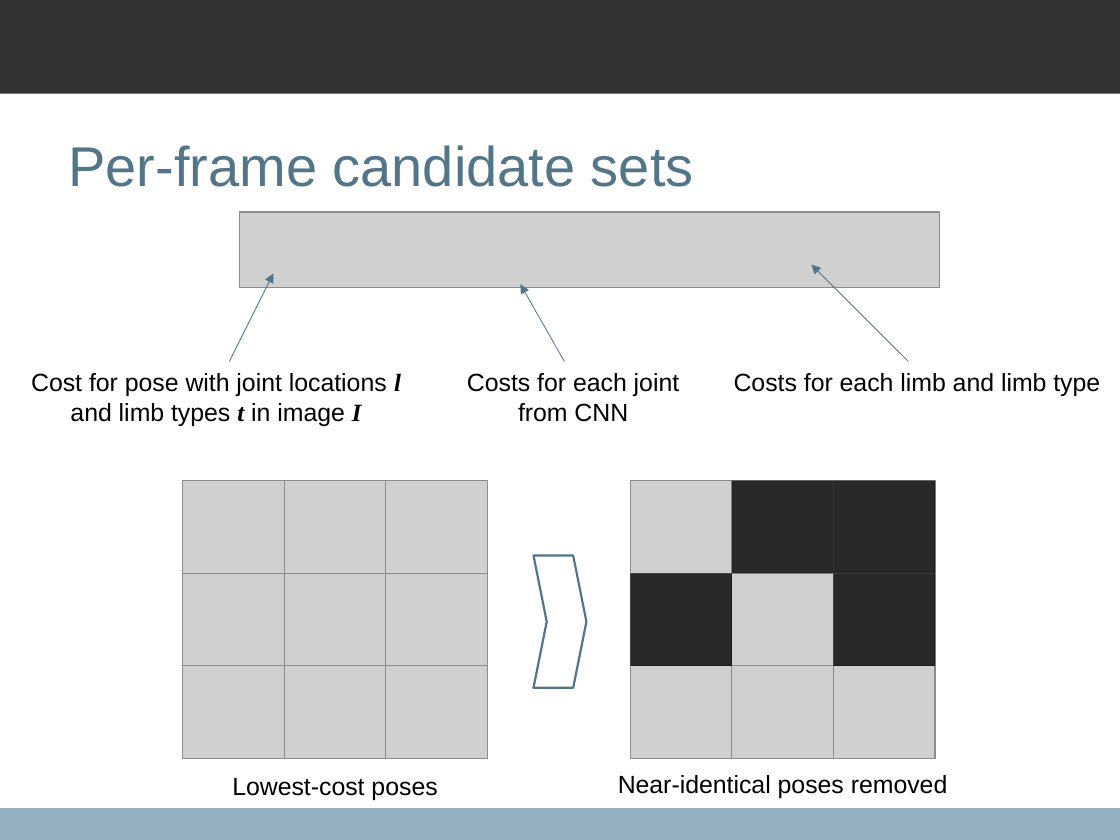
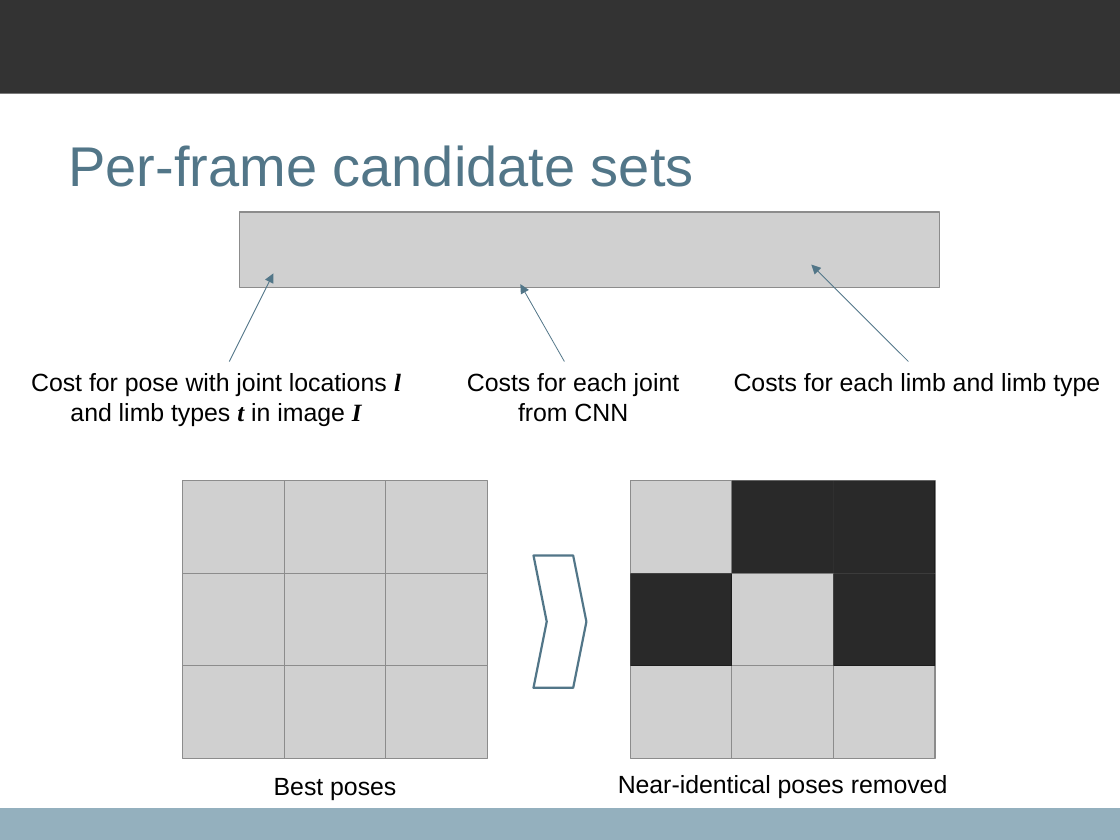
Before and after one commit to qxcv/comp2560, a slide deck: slide 6 of presentation/presentation.odp. Drawn at 1120x840 pixels with LibreOffice and Linux fonts; fonts in the diff are those of the drawing; grey boxes stand for pictures; background and template pictures are left out. Boxes give left, top, right and bottom in pixels: in the first picture for what was removed or moved away, otherwise in the second. Text is boxed around its words. In the diff, an @@ line names an element or a change of style, - is before the commit and + after.

```diff
--- a/presentation/presentation.odp
+++ b/presentation/presentation.odp
@@ text at [274,778,396,800]: text changed @@
-Lowest-cost poses
+Best poses
```
Also in this commit, not shown: 5 other slides changed.
